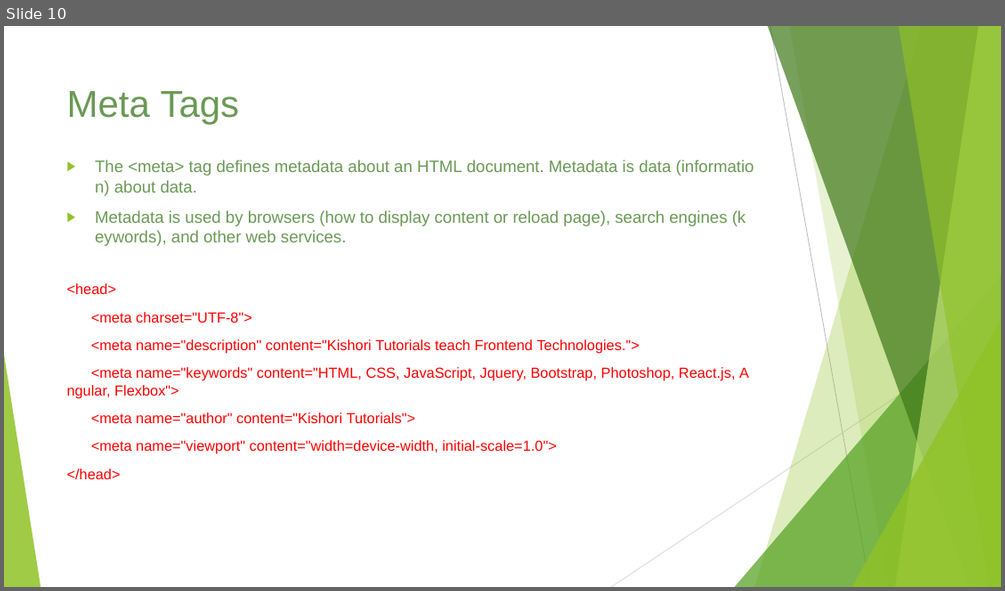
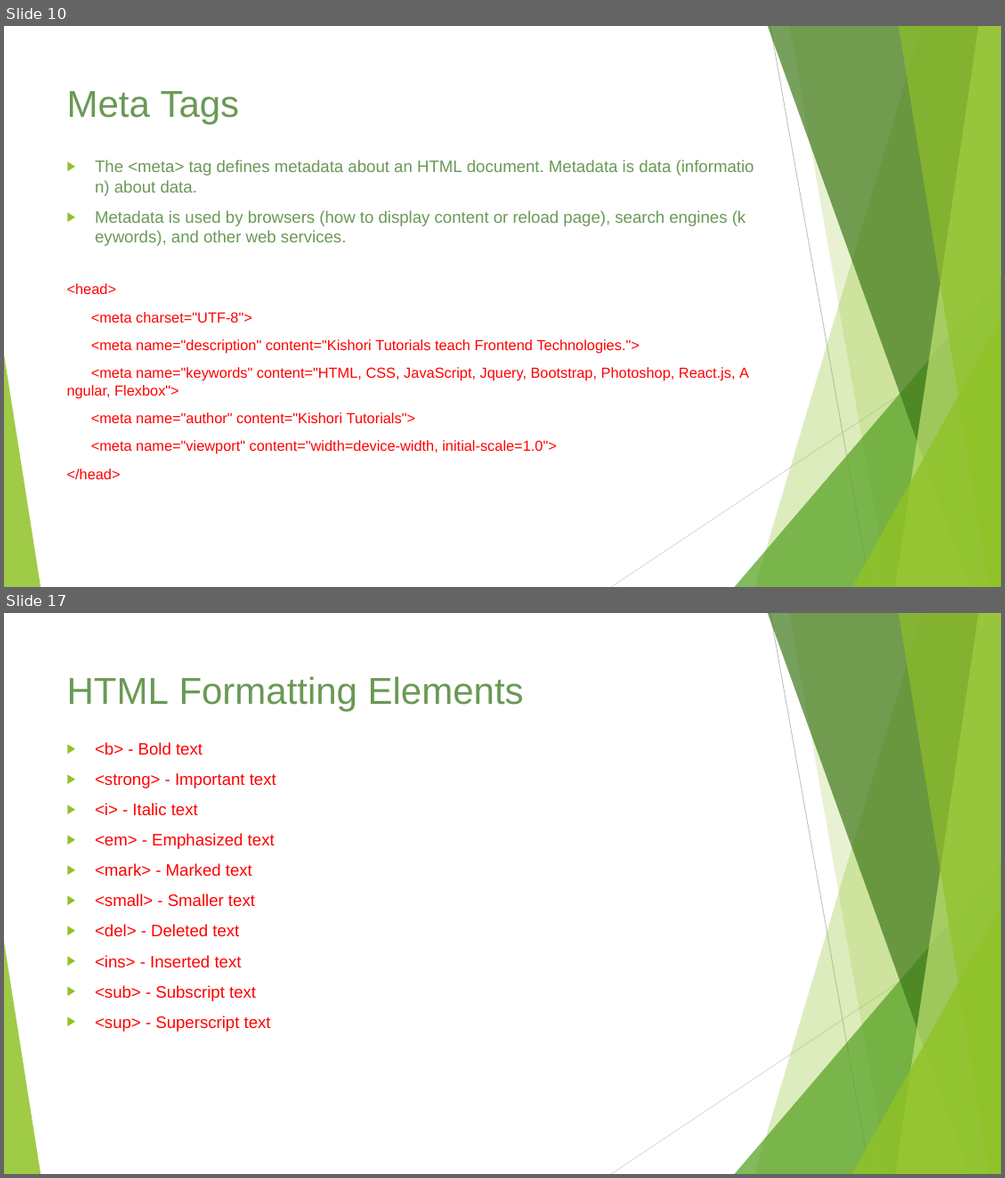
Before and after one commit to ameysawant/webdesigncourse, a slide deck: Web Design Course.pptx. Shown one above the other, each under a label of ours: slide 10 before the commit, slides 10 and 17 after it; the slides between them are not shown. The pictures are 1005x591 and 1005x1178 pixels, drawn with LibreOffice and Linux fonts; fonts in the diff are those of the drawing. Boxes give left, top, right and bottom in pixels: in the first picture for what was removed or moved away, otherwise in the second. Text is boxed around its words. In the diff, an @@ line names an element or a change of style, - is before the commit and + after.

```diff
--- a/Web Design Course.pptx
+++ b/Web Design Course.pptx
@@ slide 17 added at (4, 613, 1001, 1174), background #FFFFFF; not listed: 10 template elements that a slide beside it also shows @@
@@ title added at (67, 676, 524, 711), 36 pt, text #6A9955 @@
+HTML Formatting Elements
@@ text added at (95, 742, 276, 1031), 16 pt, text #FF0000 @@
+▶ <b> - Bold text
+▶ <strong> - Important text
+▶ <i> - Italic text
+▶ <em> - Emphasized text
+▶ <mark> - Marked text
+▶ <small> - Smaller text
+▶ <del> - Deleted text
+▶ <ins> - Inserted text
+▶ <sub> - Subscript text
+▶ <sup> - Superscript text
```
Also in this commit, not shown: 6 slides changed, 23 other slides added, 6 other files.
